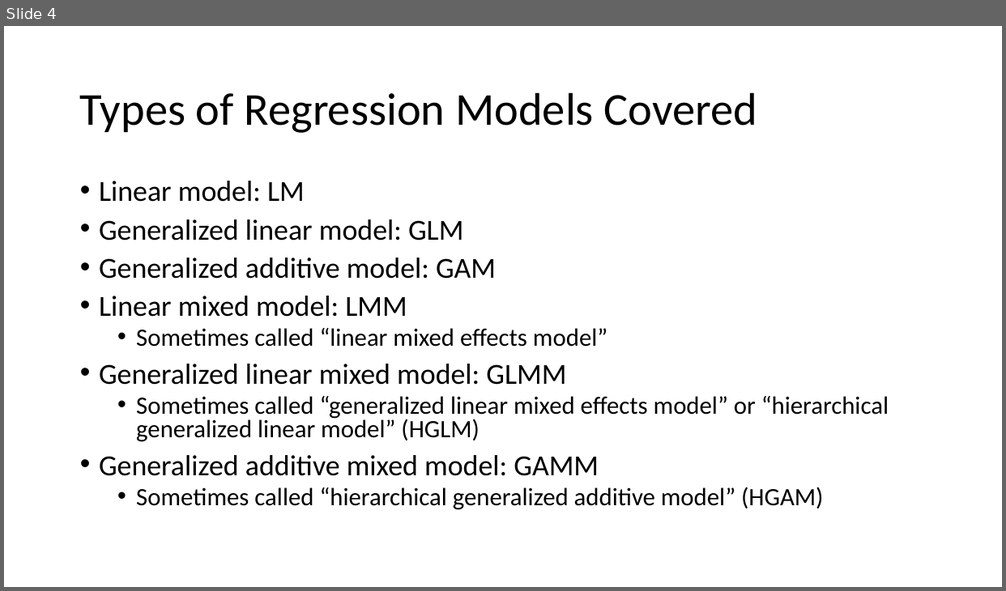
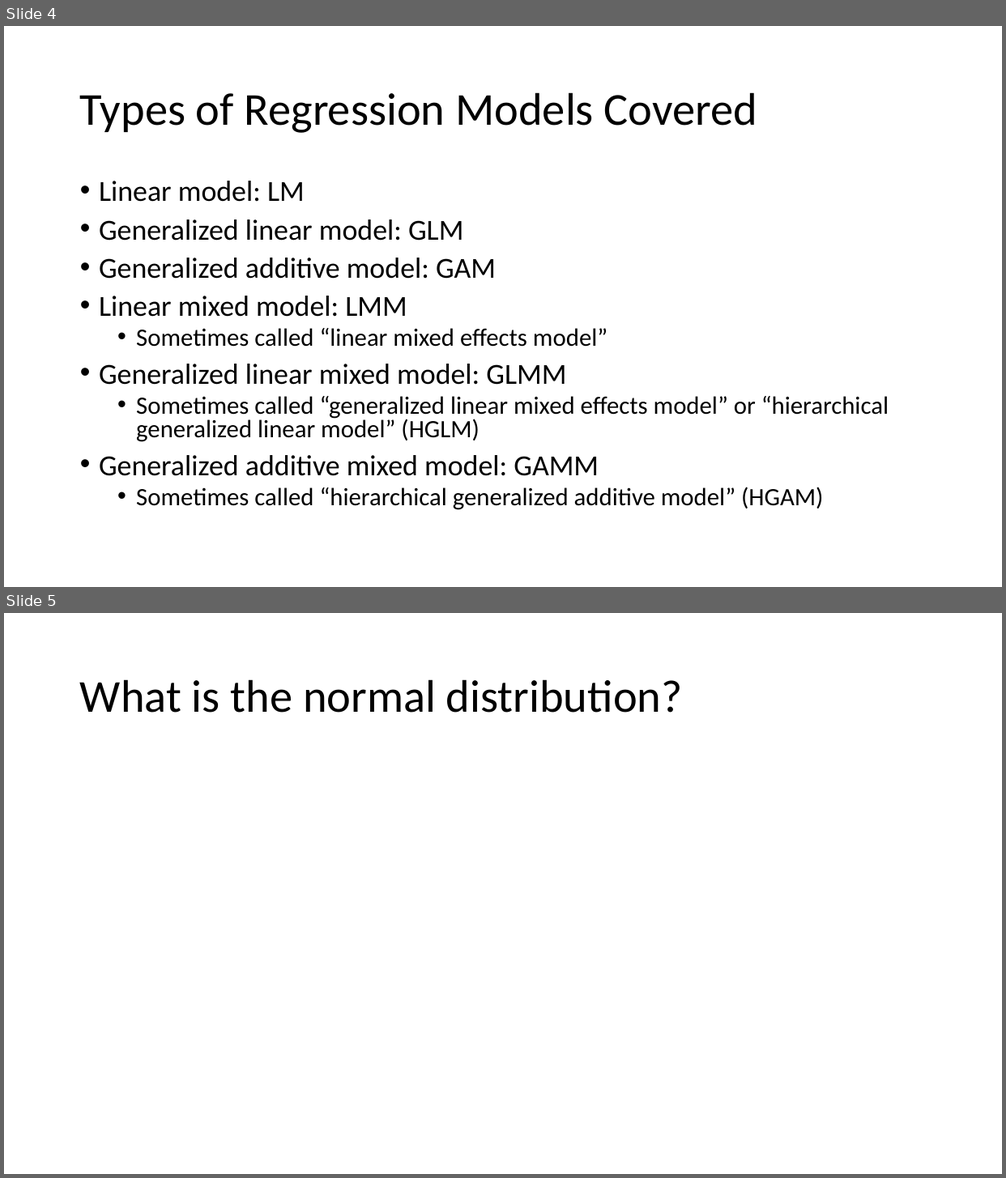
Before and after one commit to ELaBrecque-MMC/RegressionModelOverview, a slide deck: Notes/RegressionModelOverview.pptx. Shown one above the other, each under a label of ours: slide 4 before the commit, slides 4 and 5 after it. The pictures are 1006x591 and 1006x1178 pixels, drawn with LibreOffice and Linux fonts; fonts in the diff are those of the drawing. Boxes give left, top, right and bottom in pixels: in the first picture for what was removed or moved away, otherwise in the second. Text is boxed around its words. In the diff, an @@ line names an element or a change of style, - is before the commit and + after.

```diff
--- a/Notes/RegressionModelOverview.pptx
+++ b/Notes/RegressionModelOverview.pptx
@@ slide 5 added at (4, 613, 1002, 1174), background #FFFFFF @@
@@ title added at (80, 679, 683, 713), 44 pt, text #000000 @@
+What is the normal distribution?
```
Also in this commit, not shown: 2 slides changed, 2 other slides added, 2 other files.
